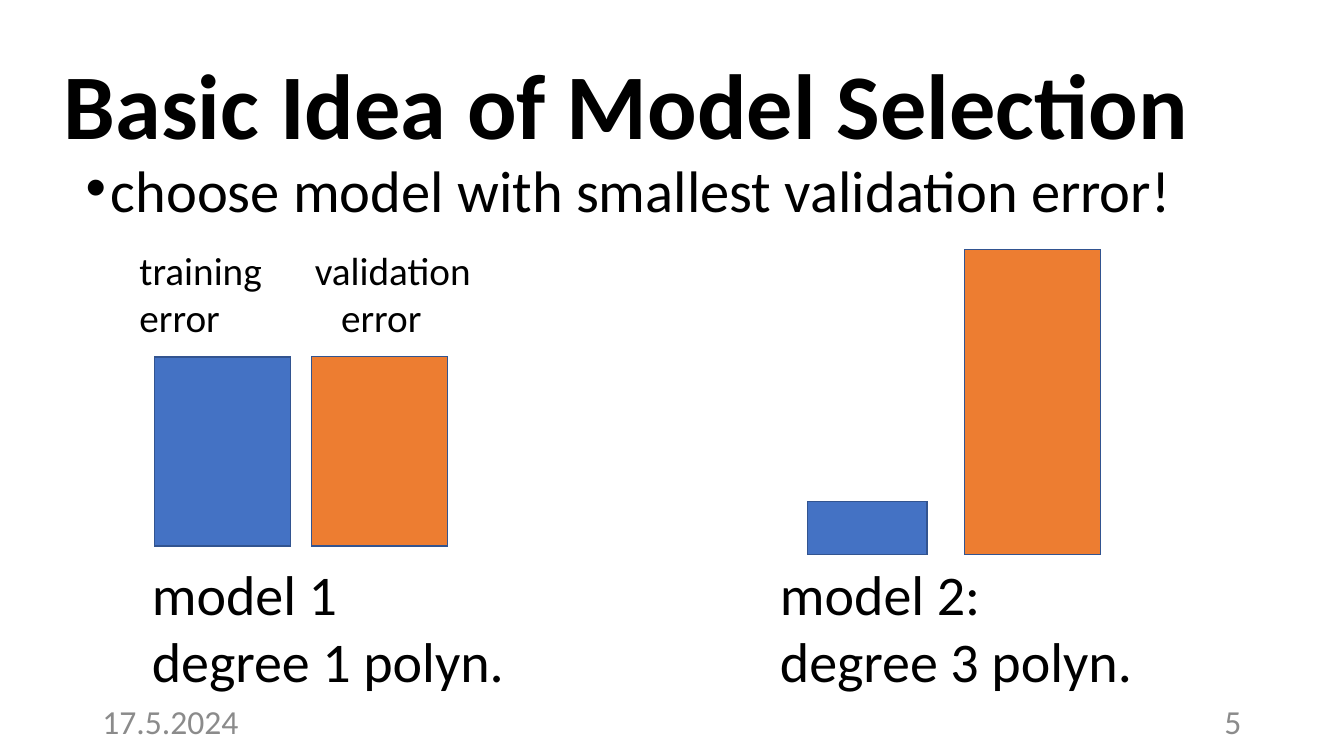
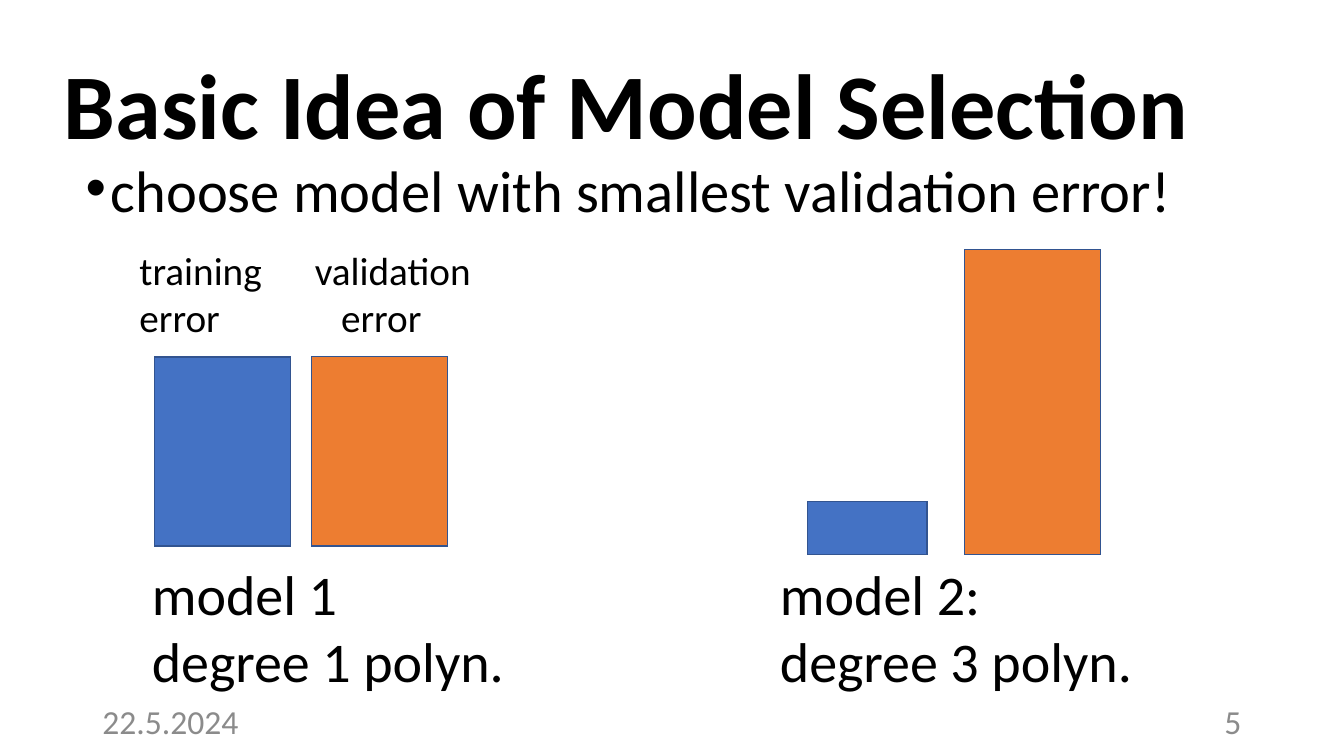
Before and after one commit to alexjungaalto/alexjungaalto.github.io, a slide deck: slide 5 of swenao24/Day3_MLwithPanels.pptx. Drawn at 1344x756 pixels with LibreOffice and Linux fonts; fonts in the diff are those of the drawing. Boxes give left, top, right and bottom in pixels: in the first picture for what was removed or moved away, otherwise in the second. Text is boxed around its words. In the diff, an @@ line names an element or a change of style, - is before the commit and + after.

```diff
--- a/swenao24/Day3_MLwithPanels.pptx
+++ b/swenao24/Day3_MLwithPanels.pptx
@@ text at (x1=102, y1=712, x2=238, y2=734): text changed @@
-17.5.2024
+22.5.2024
```
Also in this commit, not shown: 32 other slides changed, 10 other files.
